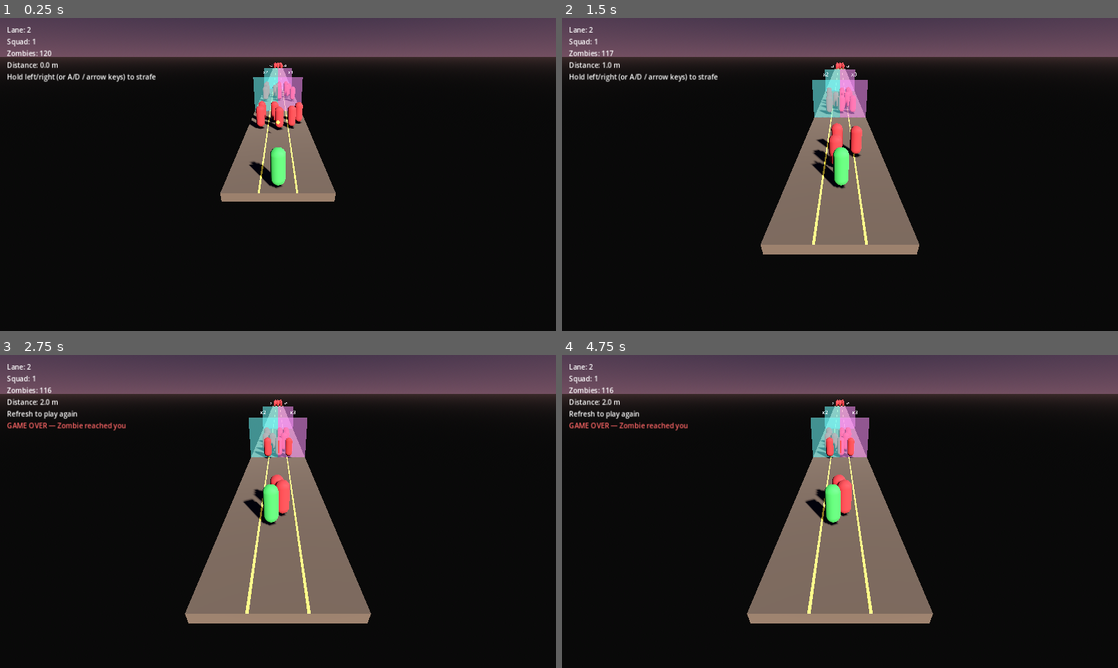
Above: before the commit, frames 1-4 (two rows, left to right).
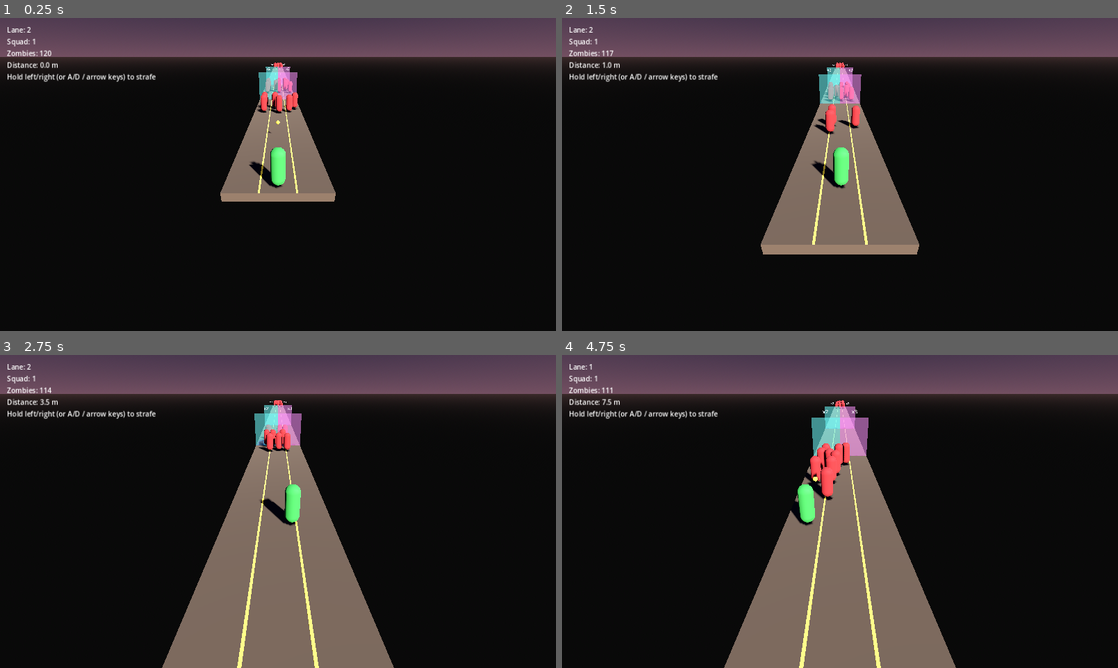
Above: after the commit, the same moments.

Repository: PawandeepSinghKhalsa/Hold-the-Line
Game: Godot game, scene res://scenes/main.tscn
Same seed, same stepped clock (60 frames per second), same inputs: the game is played once before the commit and once after it.
Inputs (mouse positions are in pixels of both pictures, inside the frame that each line leads up to):
- Up to frame 1 (0.25 s): no input
- Up to frame 2 (1.5 s): move the mouse to (962, 158) at 0.52 s; hold D (move_right) 0.53-1.25 s; click (962, 158) at 0.67 s; drag from (728, 190) to (812, 237) at 1.27 s
- Up to frame 3 (2.75 s): move the mouse to (333, 442) at 2.02 s; hold D (move_right) from 2.03 s (still down)
- Up to frame 4 (4.75 s): release D (move_right) at 2.75 s; drag from (812, 574) to (673, 464) at 2.77 s; move the mouse to (1006, 558) at 3.52 s; hold A (move_left) 3.53-4.25 s; drag from (673, 464) to (756, 433) at 4.27 s

The runs differ from the first frame. In frame 1, 1.2% of the frame differs, in the area x 44-55%, y 14-36%; in frame 2, 1.8%; in frame 3, 9.3%; in frame 4, 9.4%, in the area x 1-71%, y 2-100%.
Error in both runs: Invalid access to property or key 'lane_index' on a base object of type 'CharacterBody3D (soldier.gd)'. (res://scripts/hud.gd:23)

Commit message:
Space the bridge out: push first zombies and gates further from spawn
The first zombie group (AdvanceGroupA) used to appear just 9 units
in front of the soldier, giving ~4 seconds before contact. That's too
tight to read the threat and react. Shifting everything down-bridge:

- AdvanceGroupA front: z=-7  -> z=-12 (14u from spawn, ~7s to contact)
- Gate 1:              z=-12 -> z=-18
- AdvanceGroupB front: z=-18 -> z=-24
- Gate 2:              z=-28 -> z=-34
- Main horde: unchanged at z=-95

Main-horde contact still lands ~20s into the run because the horde
was always the pacing anchor; the only change is more breathing room
between skirmishes so gate choice can be made deliberately.

https://claude.ai/code/session_01WNZkPqonAe5zQESFZUsP36

Diff:
--- a/scenes/main.tscn
+++ b/scenes/main.tscn
@@ -79,12 +79,12 @@
 target_path = NodePath("../Soldier")
 
 [node name="Gate1" parent="." instance=ExtResource("6_gate")]
-transform = Transform3D(1, 0, 0, 0, 1, 0, 0, 0, 1, 0, 0, -12)
+transform = Transform3D(1, 0, 0, 0, 1, 0, 0, 0, 1, 0, 0, -18)
 left_multiplier = 2
 right_multiplier = 3
 
 [node name="Gate2" parent="." instance=ExtResource("6_gate")]
-transform = Transform3D(1, 0, 0, 0, 1, 0, 0, 0, 1, 0, 0, -28)
+transform = Transform3D(1, 0, 0, 0, 1, 0, 0, 0, 1, 0, 0, -34)
 left_multiplier = 2
 right_multiplier = 3
 
@@ -93,14 +93,14 @@
 zombie_scene = ExtResource("4_zombie")
 zombies_per_lane = 2
 row_spacing = 1.6
-horde_front_z = -7.0
+horde_front_z = -12.0
 
 [node name="AdvanceGroupB" type="Node3D" parent="."]
 script = ExtResource("5_spawner")
 zombie_scene = ExtResource("4_zombie")
 zombies_per_lane = 4
 row_spacing = 1.8
-horde_front_z = -18.0
+horde_front_z = -24.0
 
 [node name="HordeSpawner" type="Node3D" parent="."]
 script = ExtResource("5_spawner")
